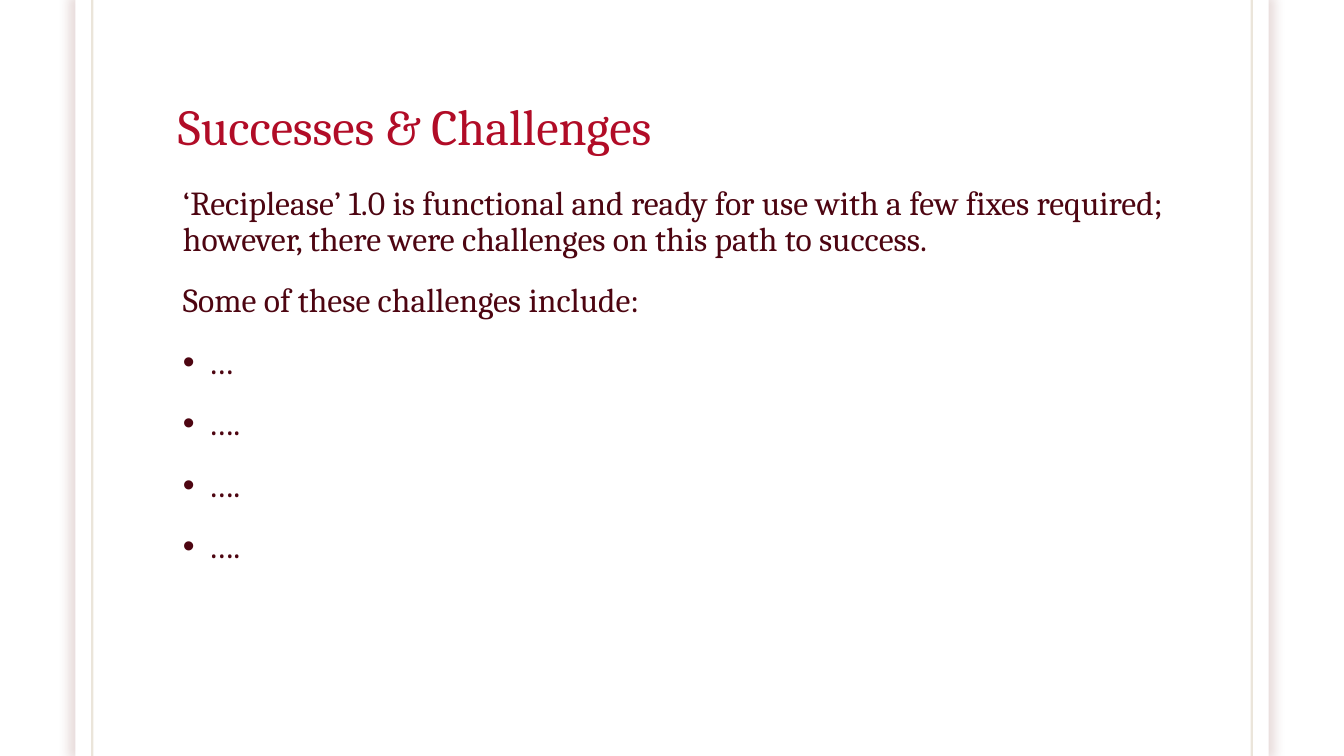
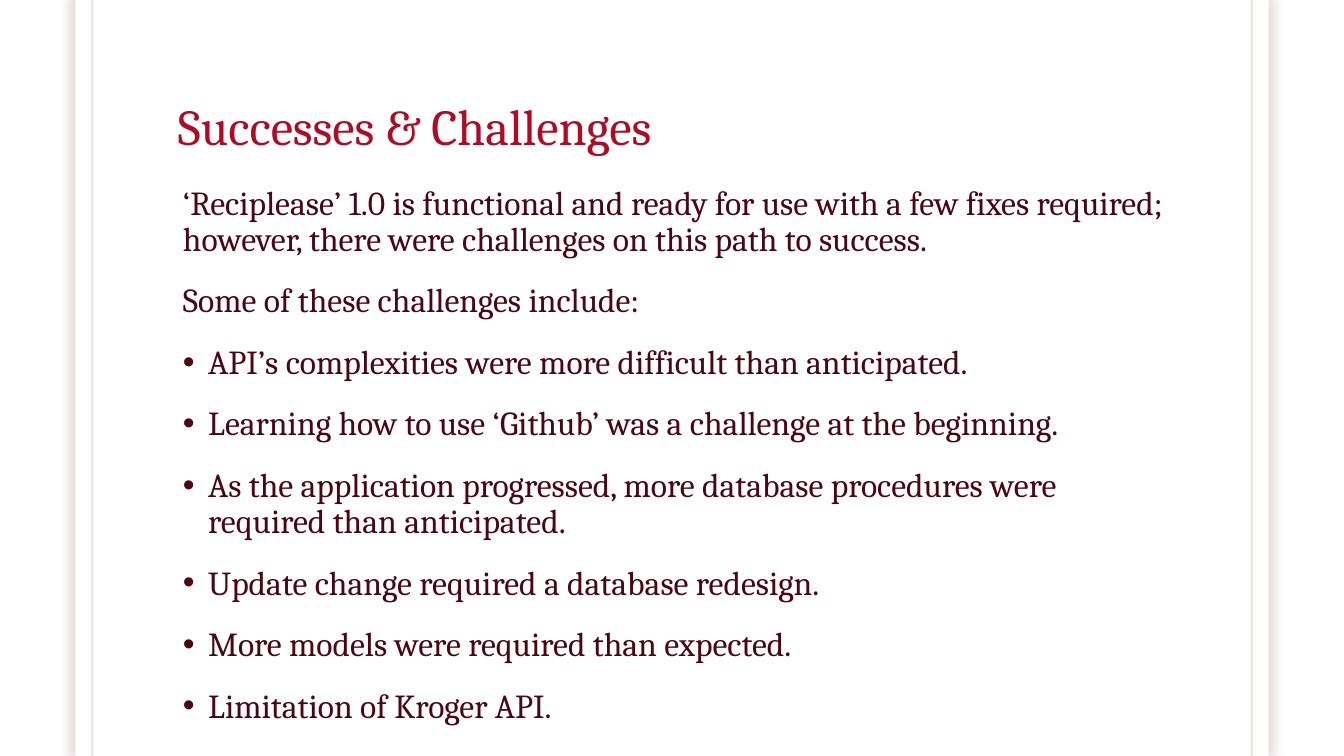
Before and after one commit to brawer88/NewRepo---Capstone, a slide deck: slide 11 of RECIPLEASE.pptx (slide 19 before the commit). Drawn at 1344x756 pixels with LibreOffice and Linux fonts; fonts in the diff are those of the drawing; background and template pictures are left out. Boxes give left, top, right and bottom in pixels: in the first picture for what was removed or moved away, otherwise in the second. Text is boxed around its words. In the diff, an @@ line names an element or a change of style, - is before the commit and + after.

```diff
--- a/RECIPLEASE.pptx
+++ b/RECIPLEASE.pptx
@@ rectangle at <box>76,0,1268,756</box>: shadow changed @@
@@ text at <box>208,350,1058,726</box>: text changed @@
-• …
-• ….
-• ….
-• ….
+• API’s complexities were more difficult than anticipated.
+• Learning how to use ‘Github’ was a challenge at the beginning.
+• As the application progressed, more database procedures were required than anticipated.
+• Update change required a database redesign.
+• More models were required than expected.
+• Limitation of Kroger API.
```
Also in this commit, not shown: 12 other slides changed, 1 slide added, 9 slides removed, 2 other files.
